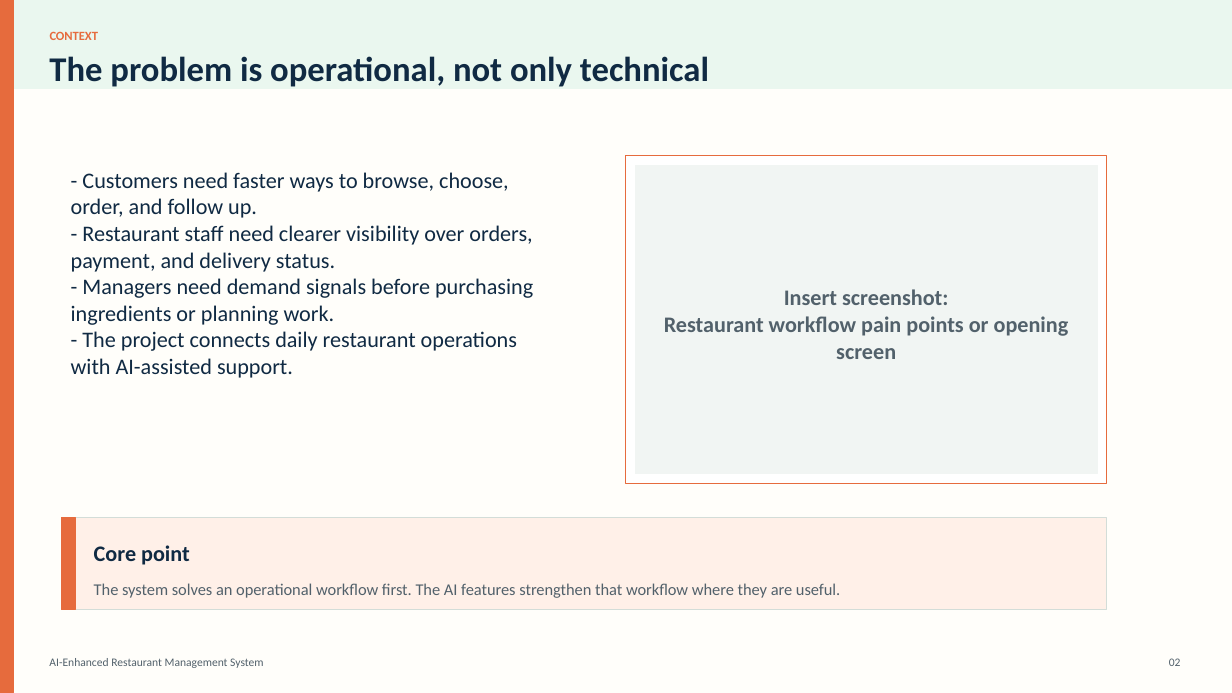
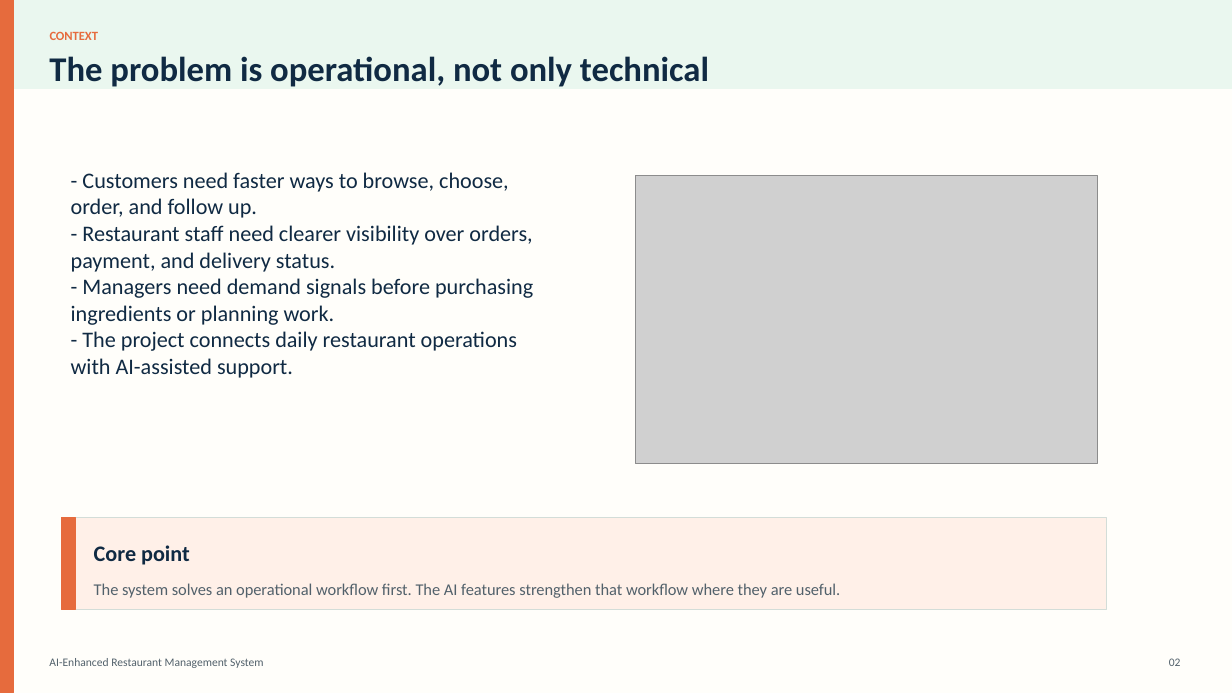
Before and after one commit to PaulElielk/restaurant-management-master, a slide deck: slide 2 of capstone_presentation_ai_restaurant_system_visual.pptx. Drawn at 1232x693 pixels with LibreOffice and Linux fonts; fonts in the diff are those of the drawing; grey boxes stand for pictures. Boxes give left, top, right and bottom in pixels: in the first picture for what was removed or moved away, otherwise in the second. Text is boxed around its words. In the diff, an @@ line names an element or a change of style, - is before the commit and + after.

```diff
--- a/capstone_presentation_ai_restaurant_system_visual.pptx
+++ b/capstone_presentation_ai_restaurant_system_visual.pptx
@@ rectangle removed at (x1=626, y1=156, x2=1107, y2=483) @@
@@ rectangle removed at (x1=636, y1=165, x2=1098, y2=473) @@
@@ picture added at (x1=636, y1=176, x2=1098, y2=464) @@
@@ text removed at (x1=664, y1=289, x2=1069, y2=359) @@
-Insert screenshot:
-Restaurant workflow pain points or opening screen
```
Also in this commit, not shown: 9 other slides changed, 3 slides added, 2 slides removed, 17 other files.
